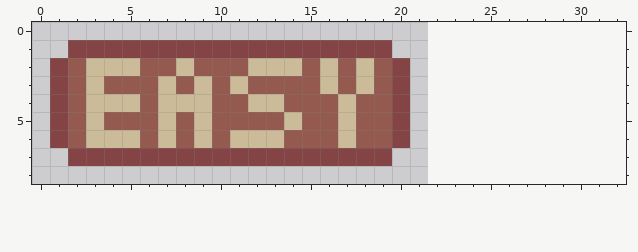
Edited in one commit: pixel-art sprite (easyButton.png). Above: the version before the commit.
The file is 88x36 pixels, drawn in blocks of 4x4; one block is one cell here. The old version is drawn lined up with the new one, on the new canvas.
Now the later version:
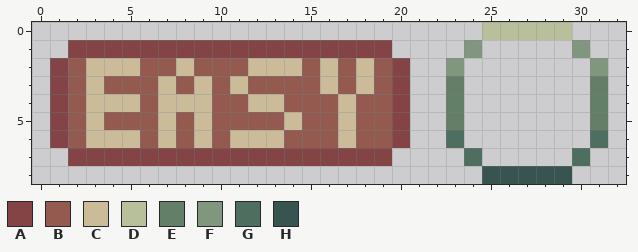
Palette (. is transparent): A #844344  B #945a50  C #ccbb98  D #b7c09a  E #637f67  F #81967e  G #4e6e60  H #385450
From the commit log: Improved settings buttons
From old to new:
canvas 22x9 -> 33x9
The edit adds colour D in row 0 at x 25 to 29.
The edit adds colour E in rows 3 to 5 at x 23 and 31.
The edit adds colour F in row 1 at x 24 and 30; in row 2 at x 23 and 31.
The edit adds colour G in row 6 at x 23 and 31; in row 7 at x 24 and 30.
The edit adds colour H in row 8 at x 25 to 29.
Pixel boxes of the changes (left, top, right, bottom) in both pictures:
added: (446, 22, 608, 184)
